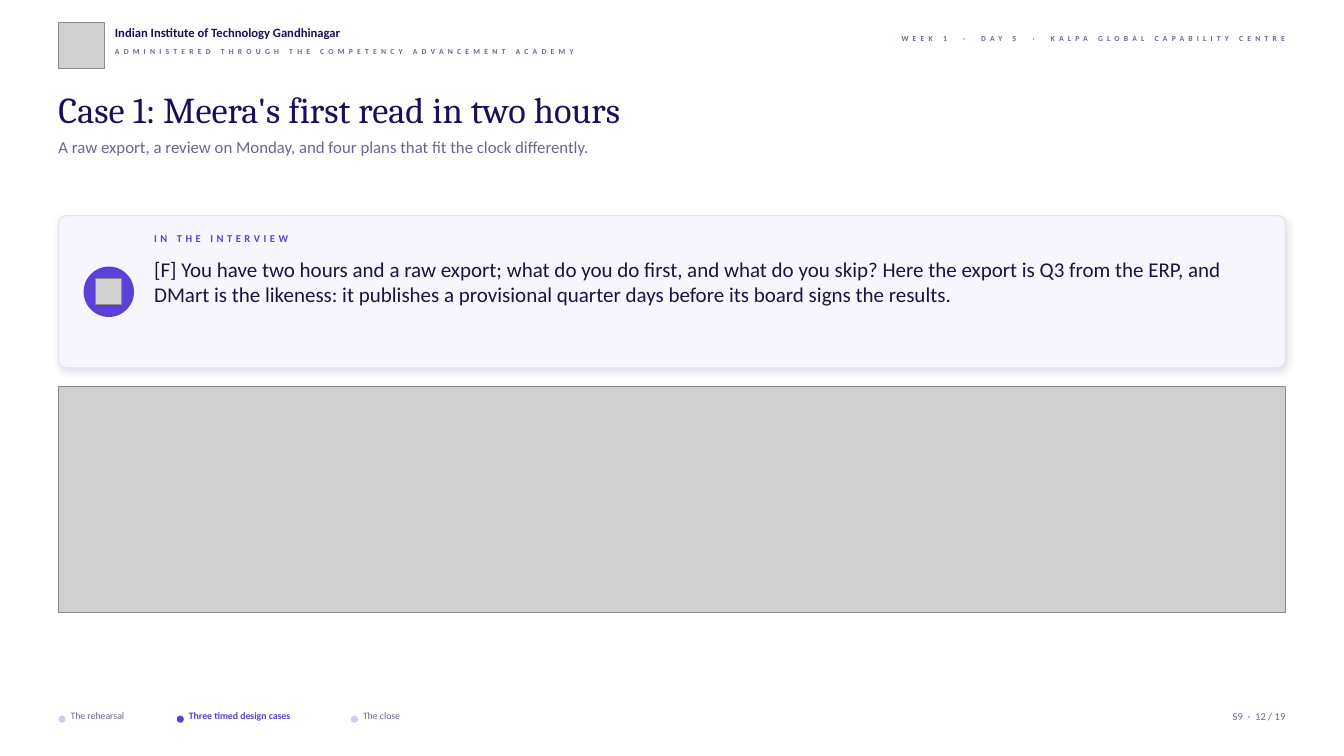
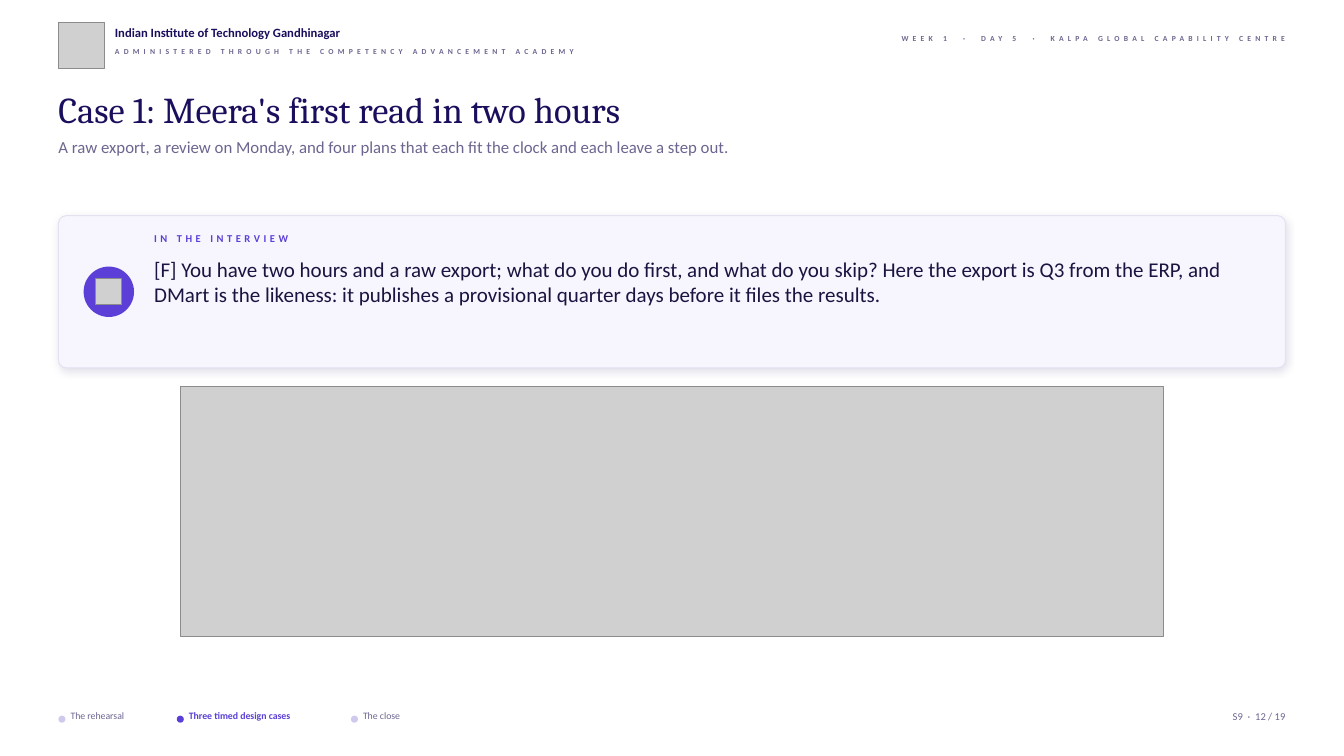
Before and after one commit to fde-academy-lab/c2-content-factory, a slide deck: slide 12 of content/W01/D5/slides/C2_W01_D05_rehearsal_STUDENT.pptx. Drawn at 1344x756 pixels with LibreOffice and Linux fonts; fonts in the diff are those of the drawing; grey boxes stand for pictures; background and template pictures are left out. Boxes give left, top, right and bottom in pixels: in the first picture for what was removed or moved away, otherwise in the second. Text is boxed around its words. In the diff, an @@ line names an element or a change of style, - is before the commit and + after.

```diff
--- a/content/W01/D5/slides/C2_W01_D05_rehearsal_STUDENT.pptx
+++ b/content/W01/D5/slides/C2_W01_D05_rehearsal_STUDENT.pptx
@@ text at (x1=58, y1=141, x2=729, y2=156): text changed @@
-A raw export, a review on Monday, and four plans that fit the clock differently.
+A raw export, a review on Monday, and four plans that each fit the clock and each leave a step out.
@@ text at (x1=154, y1=262, x2=1220, y2=306): text changed @@
-[F] You have two hours and a raw export; what do you do first, and what do you skip? Here the export is Q3 from the ERP, and DMart is the likeness: it publishes a provisional quarter days before its board signs the results.
+[F] You have two hours and a raw export; what do you do first, and what do you skip? Here the export is Q3 from the ERP, and DMart is the likeness: it publishes a provisional quarter days before it files the results.
@@ picture resized from (x1=58, y1=386, x2=1286, y2=613) to (x1=180, y1=386, x2=1164, y2=636) @@
```
Also in this commit, not shown: 7 other slides changed, 4 other files.
